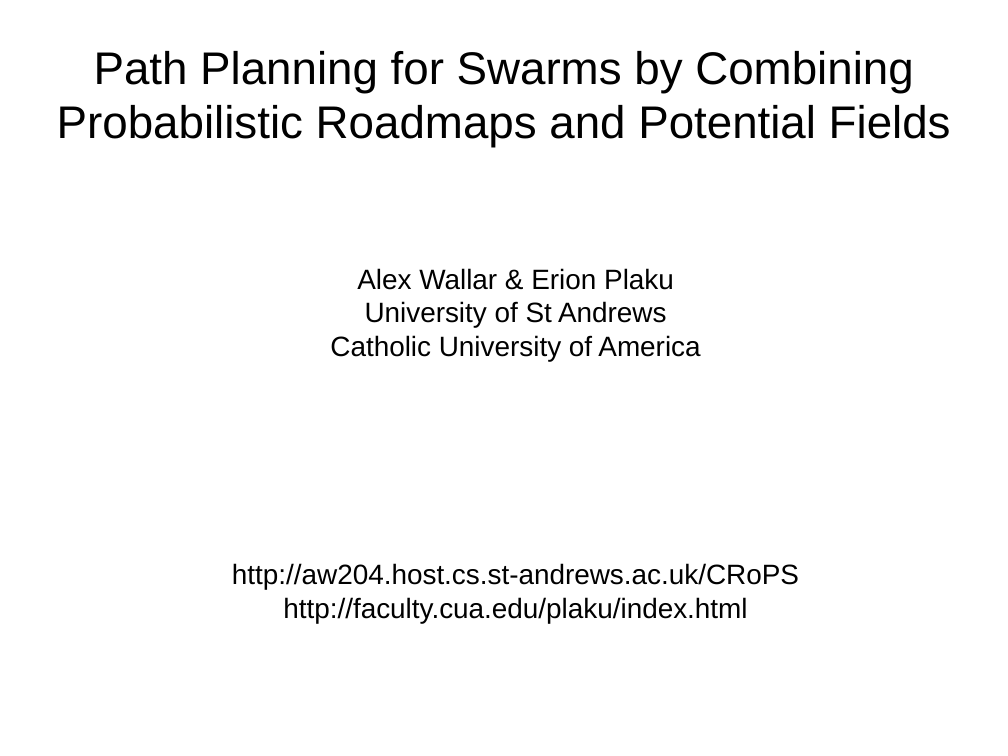
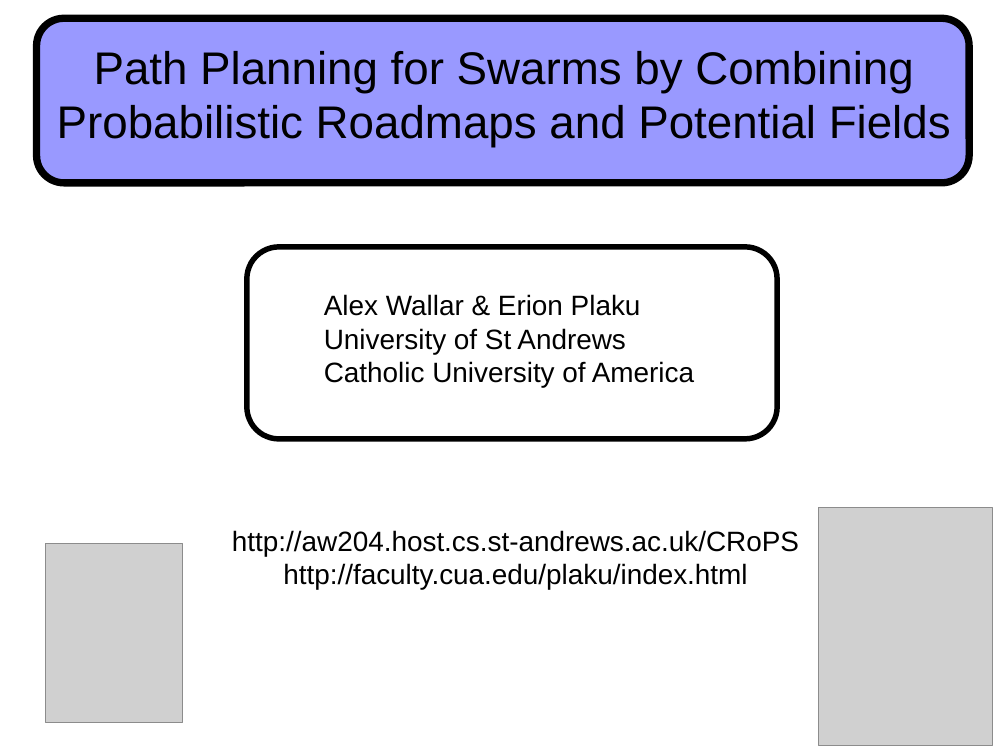
Before and after one commit to a20r/CRoPS, a slide deck: slide 1 of presentation/TalkTAROS2013.odp. Drawn at 1008x756 pixels with LibreOffice and Linux fonts; fonts in the diff are those of the drawing; grey boxes stand for pictures. Boxes give left, top, right and bottom in pixels: in the first picture for what was removed or moved away, otherwise in the second. Text is boxed around its words. In the diff, an @@ line names an element or a change of style, - is before the commit and + after.

Commit message:
Added presentation

```diff
--- a/presentation/TalkTAROS2013.odp
+++ b/presentation/TalkTAROS2013.odp
@@ rounded rectangle added at (37,18,970,183), fill #9999FF, outline #000000 5.75 pt @@
@@ rounded rectangle added at (247,247,777,439), fill #FFFFFF, outline #000000 4.31 pt @@
@@ subtitle at (330,268,700,361): paragraphs removed @@
-Alex Wallar & Erion Plaku
-University of St Andrews
-Catholic University of America
@@ text added at (324,294,694,388), 22 pt, text #000000 @@
+Alex Wallar & Erion Plaku
+University of St Andrews
+Catholic University of America
@@ subtitle "http://aw204.host.cs.st-andrews.ac.uk/CRoPS": place and size @@
-subtitle "http://aw204.host.cs.st-andrews.ac.uk/CRoPS" at (232,268,799,623)
+subtitle "http://aw204.host.cs.st-andrews.ac.uk/CRoPS" at (232,530,799,589)
@@ picture added at (819,508,992,745) @@
@@ picture added at (46,543,183,723) @@
```
Also in this commit, not shown: 19 other slides changed, 1 slide added, 1 slide removed, 5 other files.
